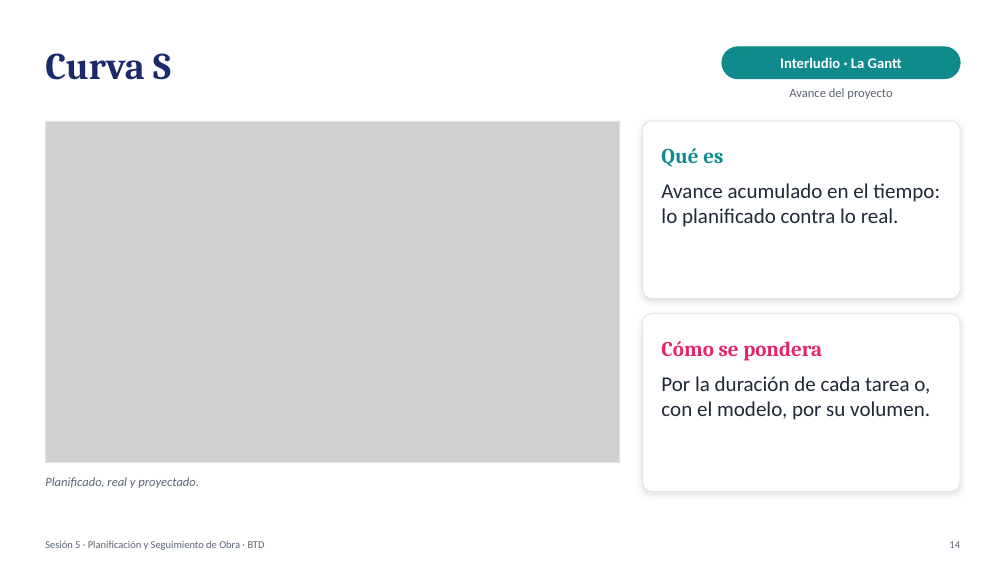
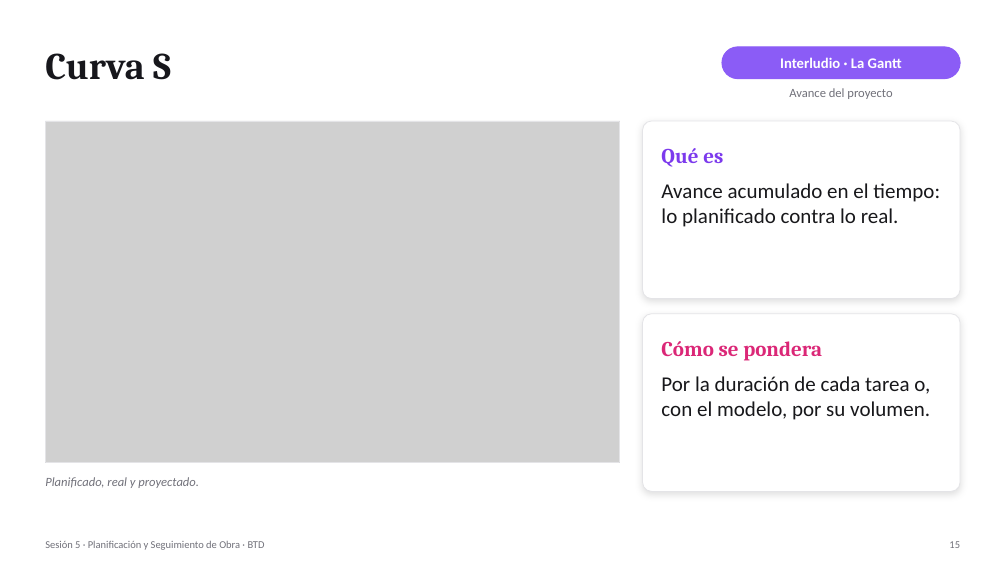
Before and after one commit to gjordanp/opengantt-bim, a slide deck: slide 15 of docs/clase/Sesion5-4D-BIM-Opengantt-v3.pptx (slide 14 before the commit). Drawn at 1008x567 pixels with LibreOffice and Linux fonts; fonts in the diff are those of the drawing; grey boxes stand for pictures. Boxes give left, top, right and bottom in pixels: in the first picture for what was removed or moved away, otherwise in the second. Text is boxed around its words. In the diff, an @@ line names an element or a change of style, - is before the commit and + after.

```diff
--- a/docs/clase/Sesion5-4D-BIM-Opengantt-v3.pptx
+++ b/docs/clase/Sesion5-4D-BIM-Opengantt-v3.pptx
@@ text "Curva S" at (x1=45, y1=53, x2=171, y2=80): text colour #1B2A6B to #17171C @@
@@ rounded rectangle at (x1=722, y1=47, x2=960, y2=79): fill #0F8B8D to #8B5CF6; outline #0F8B8D 1 pt to #8B5CF6 1 pt @@
@@ rounded rectangle at (x1=643, y1=121, x2=960, y2=299): outline #DDE3EA 0.75 pt to #E4E4E7 0.75 pt @@
@@ text "Qué es" at (x1=661, y1=148, x2=723, y2=167): text colour #0F8B8D to #7C3AED @@
@@ text "Avance acumulado en el tiempo: ..." at (x1=661, y1=183, x2=940, y2=227): text colour #1F2937 to #18181B @@
@@ rounded rectangle at (x1=643, y1=314, x2=960, y2=492): outline #DDE3EA 0.75 pt to #E4E4E7 0.75 pt @@
@@ text "Por la duración de cada ..." at (x1=661, y1=376, x2=930, y2=420): text colour #1F2937 to #18181B @@
@@ text colour #5B6475 to #71717A in 3 elements at (x1=789, y1=88, x2=892, y2=99), (x1=45, y1=477, x2=199, y2=488), (x1=45, y1=541, x2=265, y2=550) @@
@@ text at (x1=949, y1=541, x2=960, y2=548): text changed; text colour #5B6475 to #71717A @@
-14
+15
```
Also in this commit, not shown: 31 other slides changed, 1 other file.
